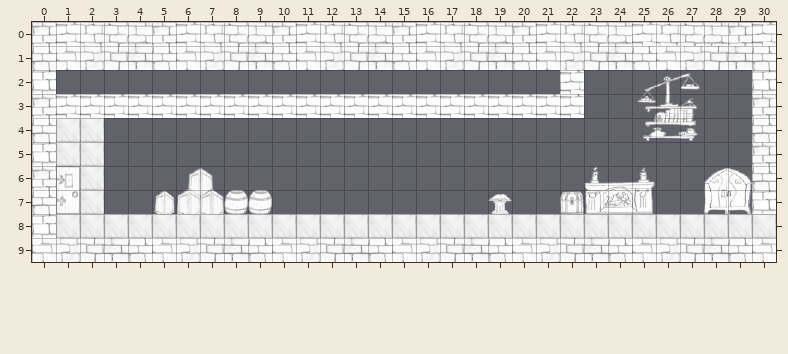
Two versions of a level (Tiled map (JSON), platformer/assets/tilemaps/shop.json). This is how it looked before the edit.
Cells are 32x32 px. Shown: x 0..30, y 0..9. Tiles whose own drawing changed are shown in their newer look in all pictures.
New version:
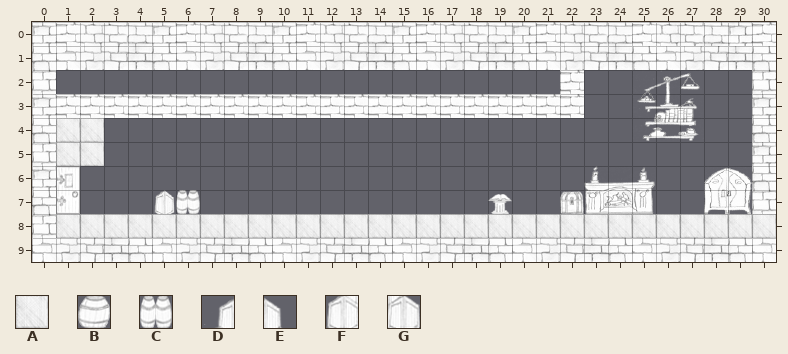
Key: from "tile-set-rouge": A 343, B 417, C 418, D 419, E 420, F 453, G 454.
_ is an empty cell, . an unchanged one.
Edits made:
--- layer "Ground"
@@ x 6..9 @@
- 6 DE..
- 7 FGBB
+ 6 __..
+ 7 C___
--- layer "Background"
@@ x 2..2 @@
- 6 A
- 7 A
+ 6 _
+ 7 _
Changed places in both pictures, as pixel boxes (x1, y1, x2, y2):
removed: (80, 166, 104, 214)
changed: (176, 167, 272, 214)
